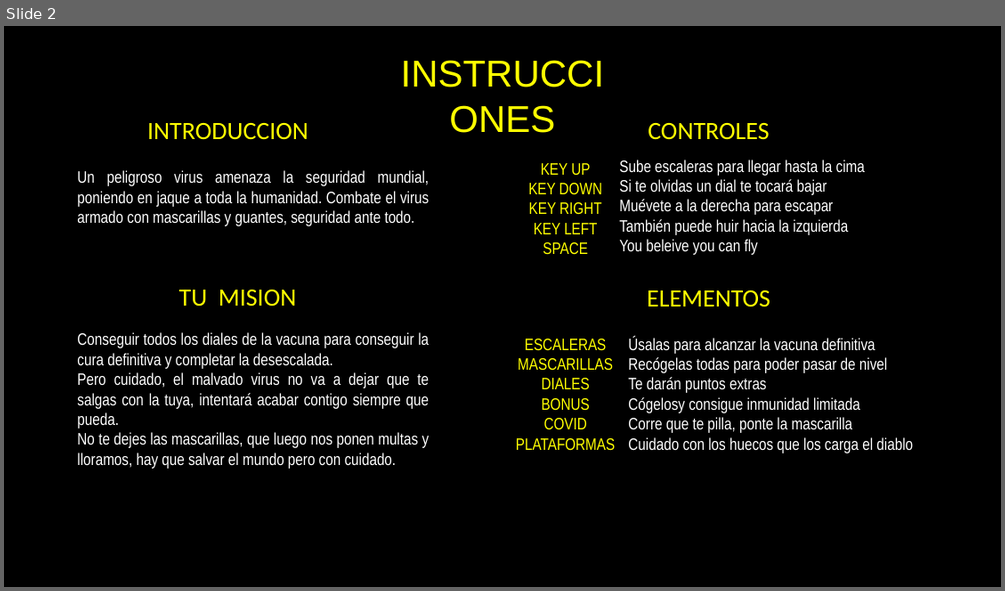
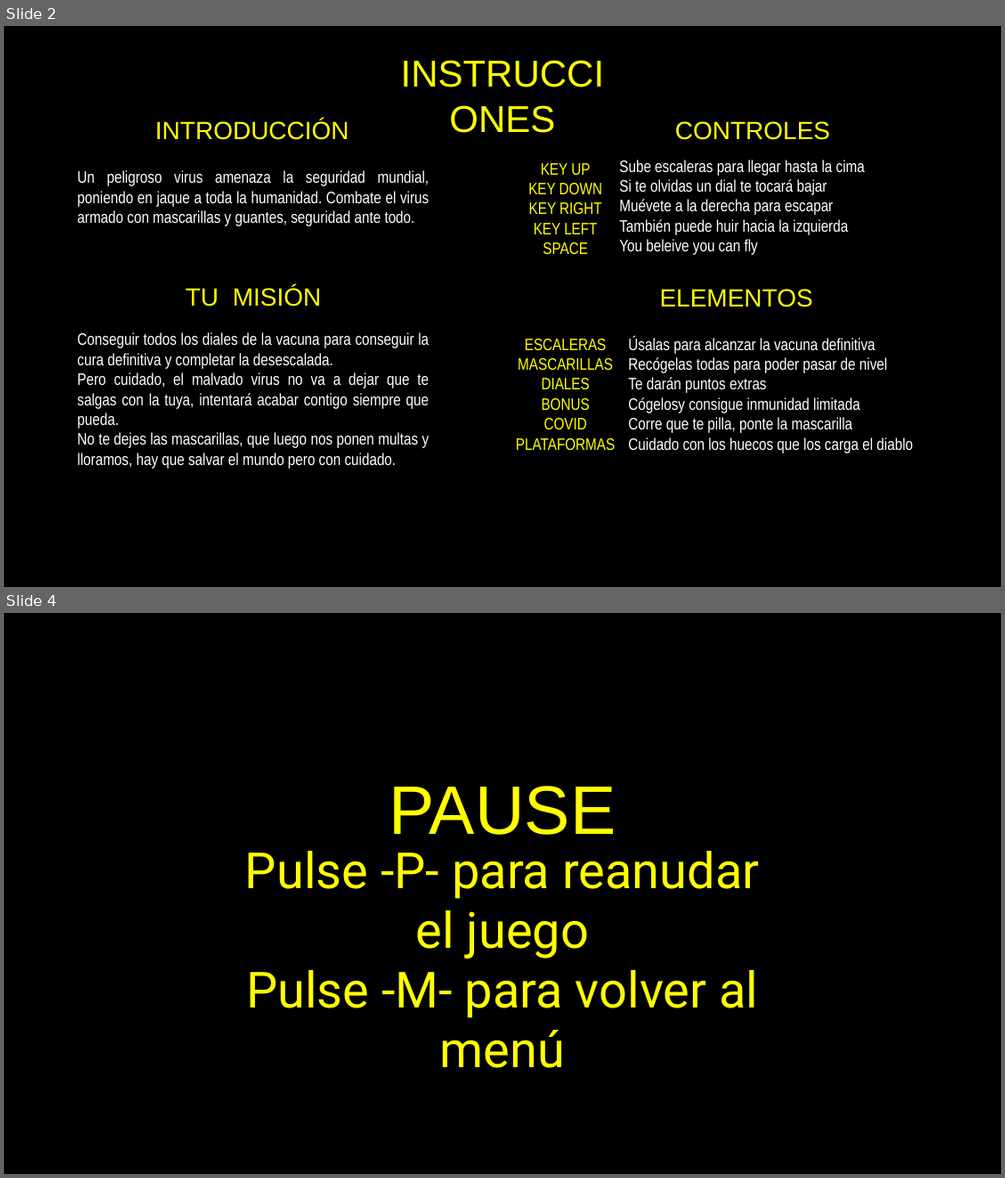
Before and after one commit to 12Diego06Martinez/DONKEY_KONG, a slide deck: DONKEY_KONG/DONKEY_KONG/imagenes/Presentación1.odp. Shown one above the other, each under a label of ours: slide 2 before the commit, slides 2 and 4 after it; the slides between them are not shown. The pictures are 1005x591 and 1005x1178 pixels, drawn with LibreOffice and Linux fonts; fonts in the diff are those of the drawing. Boxes give left, top, right and bottom in pixels: in the first picture for what was removed or moved away, otherwise in the second. Text is boxed around its words. In the diff, an @@ line names an element or a change of style, - is before the commit and + after.

```diff
--- a/DONKEY_KONG/DONKEY_KONG/imagenes/Presentación1.odp
+++ b/DONKEY_KONG/DONKEY_KONG/imagenes/Presentación1.odp
@@ slide 4 added at (4,613,1001,1174), background #000000 @@
@@ text added at (388,786,615,835), 66 pt, text #FFFF00 @@
+PAUSE
@@ text added at (245,851,759,1068), 48 pt, text #FFFF00 @@
+Pulse -P- para reanudar el juego
+Pulse -M- para volver al menú
@@ slide 2 changed as well @@
@@ text at (155,119,349,140): text changed; font Calibri to Arial @@
-INTRODUCCION
+INTRODUCCIÓN
@@ text "CONTROLES" at (675,121,830,140): font Calibri to Arial; alignment left to centre @@
@@ text at (186,288,321,306): text changed; font Calibri to Arial @@
-TU MISION
+TU MISIÓN
@@ text "ELEMENTOS" at (660,289,813,307): font Calibri to Arial; alignment left to centre @@
```
Also in this commit, not shown: 1 other slide changed, 2 other slides added, 13 other files.
